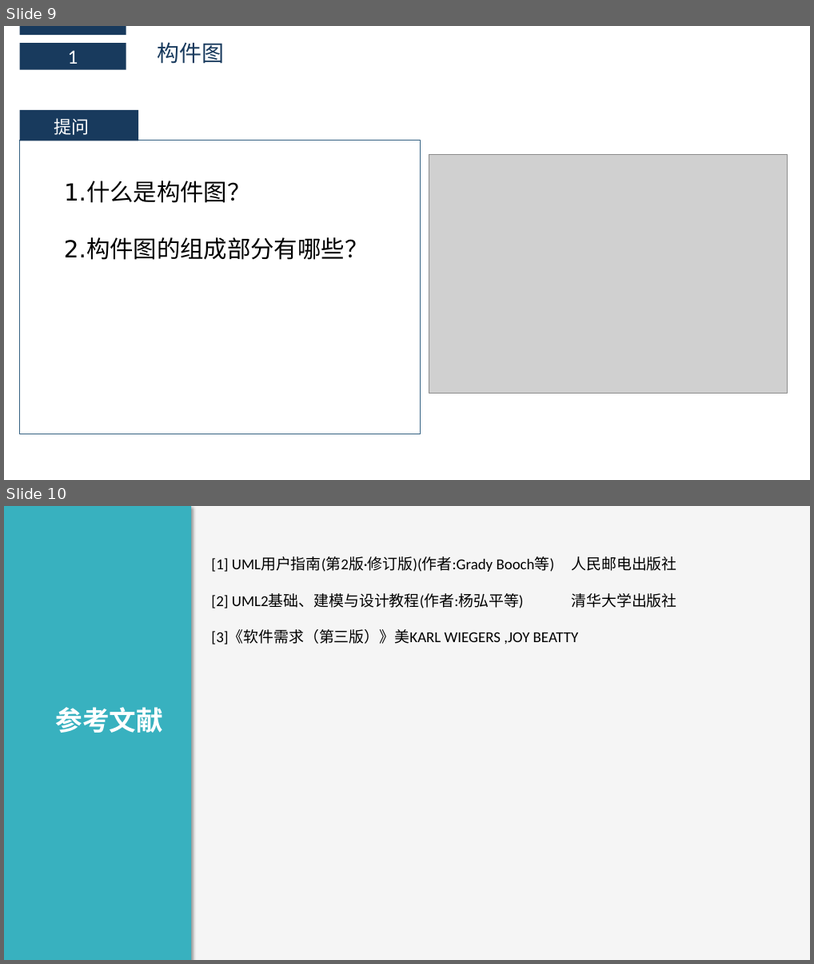
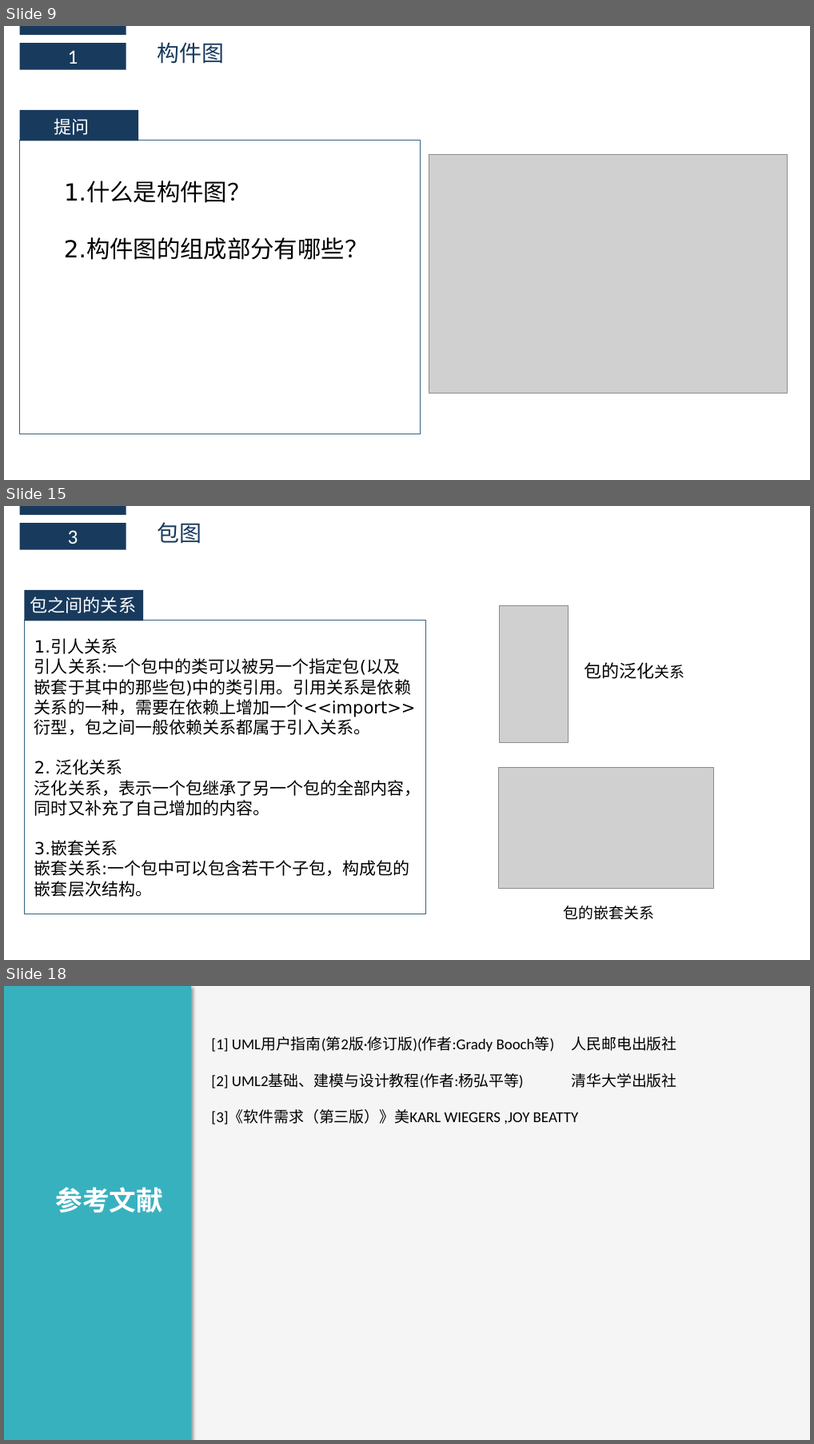
Before and after one commit to boboHh/AssistantTeaching, a slide deck: 非受控文档/06-公用/PRD2018-G11-UML基础3.pptx. Shown one above the other, each under a label of ours: slides 9 and 10 before the commit, slides 9, 15 and 18 after it; the slides between them are not shown. The pictures are 814x964 and 814x1444 pixels, drawn with LibreOffice and Linux fonts; fonts in the diff are those of the drawing; grey boxes stand for pictures. Boxes give left, top, right and bottom in pixels: in the first picture for what was removed or moved away, otherwise in the second. Text is boxed around its words. In the diff, an @@ line names an element or a change of style, - is before the commit and + after.

```diff
--- a/非受控文档/06-公用/PRD2018-G11-UML基础3.pptx
+++ b/非受控文档/06-公用/PRD2018-G11-UML基础3.pptx
@@ slide 15 added at bbox=[4, 506, 810, 960], background #FFFFFF @@
@@ rectangle added at bbox=[20, 506, 126, 515], fill #183A5D @@
@@ rectangle added at bbox=[20, 523, 126, 549], fill #183A5D, 24 pt, text #FFFFFF @@
+3
@@ text added at bbox=[158, 522, 202, 544], 26.6 pt, text #183A5D @@
+包图
@@ rectangle added at bbox=[24, 590, 143, 621], fill #183A5D @@
@@ text added at bbox=[30, 596, 136, 613], 21 pt, text #FFFFFF @@
+包之间的关系
@@ rectangle added at bbox=[24, 620, 426, 914], outline #346182 1 pt @@
@@ picture added at bbox=[500, 605, 569, 742] @@
@@ text added at bbox=[34, 639, 422, 896], 20 pt, text #000000 @@
+1.引人关系
+引人关系:一个包中的类可以被另一个指定包(以及嵌套于其中的那些包)中的类引用。引用关系是依赖关系的一种，需要在依赖上增加一个<<import>>衍型，包之间一般依赖关系都属于引入关系。
+2. 泛化关系
+泛化关系，表示一个包继承了另一个包的全部内容，同时又补充了自己增加的内容。
+3.嵌套关系
+嵌套关系:一个包中可以包含若干个子包，构成包的嵌套层次结构。
@@ text added at bbox=[585, 662, 686, 679], 21 pt, text #000000 @@
+包的泛化关系
@@ picture added at bbox=[499, 767, 714, 888] @@
@@ text added at bbox=[564, 905, 654, 920], 18 pt, text #000000 @@
+包的嵌套关系
@@ what was slide 10 is now slide 18 @@
```
Also in this commit, not shown: 7 other slides added.
